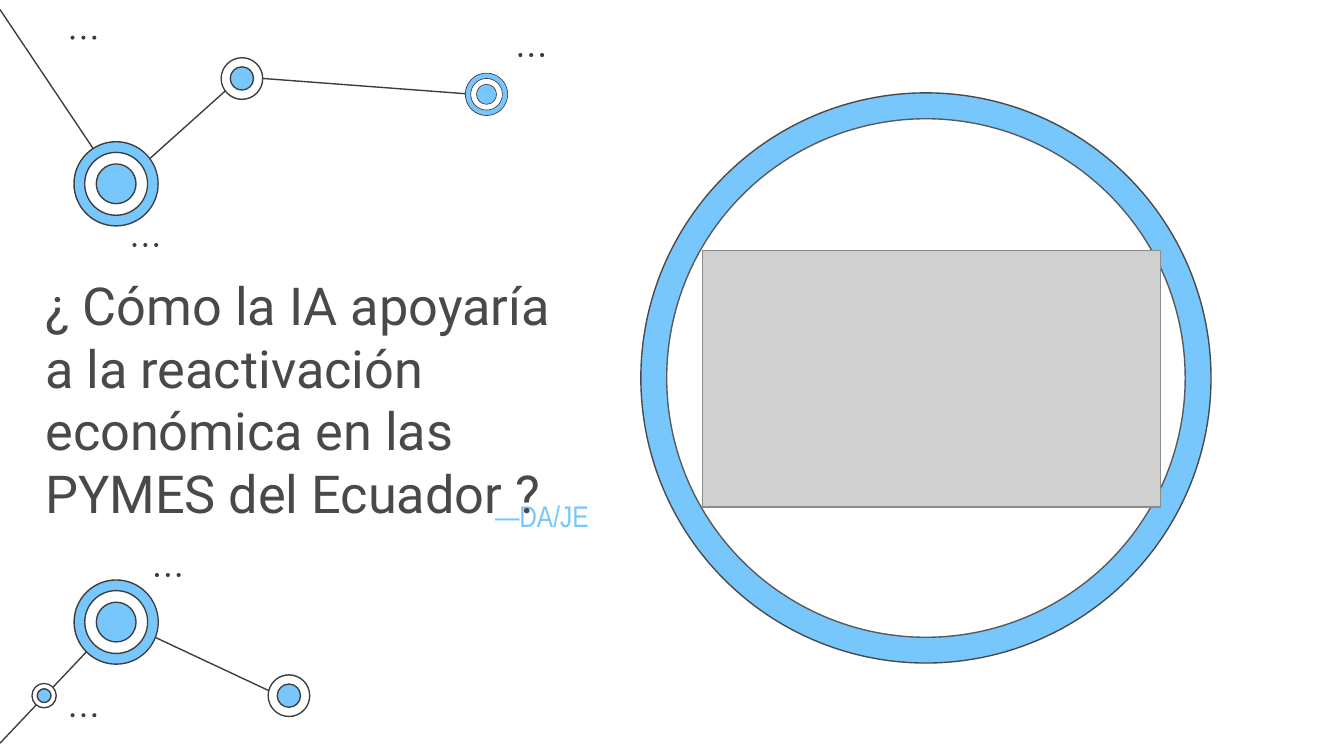
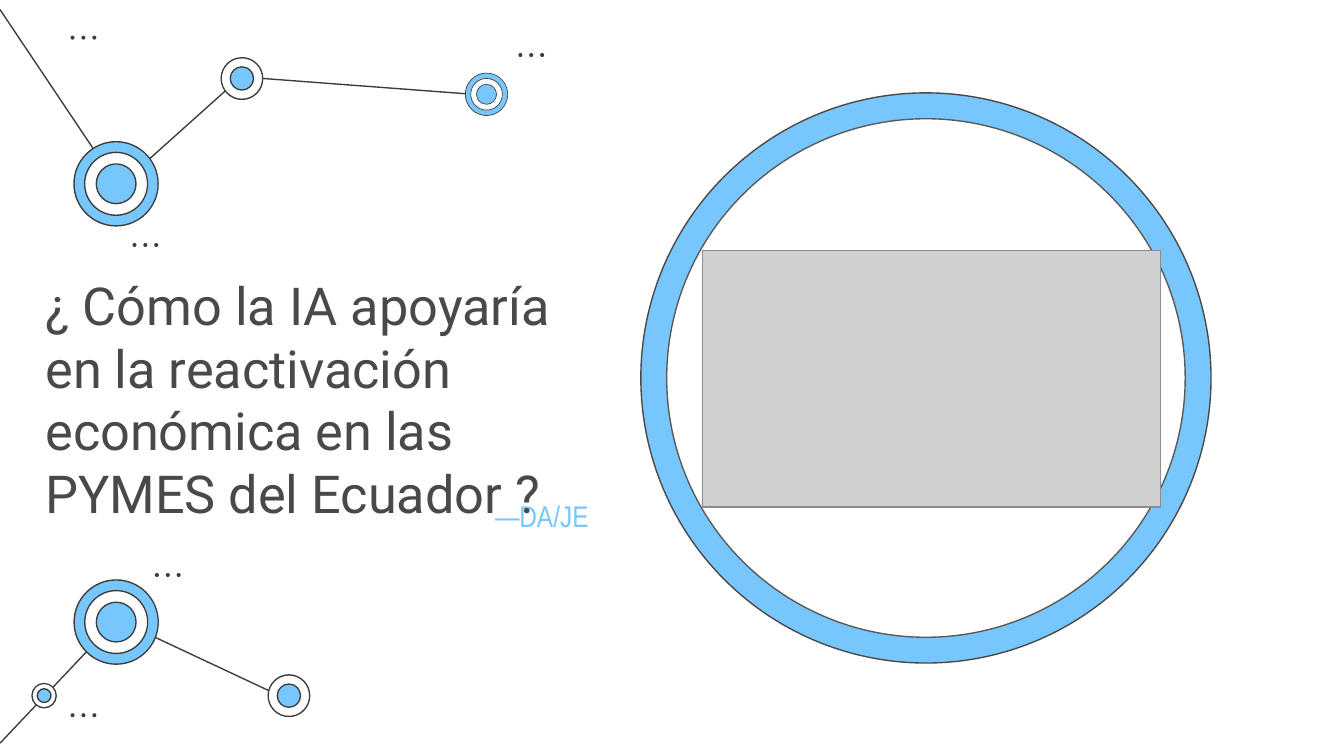
Before and after one commit to g1AI/SAI_PYMES, a slide deck: slide 2 of 6. Despliegue/AI En PYMES.pptx. Drawn at 1344x756 pixels with LibreOffice and Linux fonts; fonts in the diff are those of the drawing; grey boxes stand for pictures. Boxes give left, top, right and bottom in pixels: in the first picture for what was removed or moved away, otherwise in the second. Text is boxed around its words. In the diff, an @@ line names an element or a change of style, - is before the commit and + after.

```diff
--- a/6. Despliegue/AI En PYMES.pptx
+++ b/6. Despliegue/AI En PYMES.pptx
@@ subtitle at <box>45,286,550,521</box>: text changed @@
-¿ Cómo la IA apoyaría a la reactivación económica en las PYMES del Ecuador ?
+¿ Cómo la IA apoyaría en la reactivación económica en las PYMES del Ecuador ?
```
Also in this commit, not shown: 7 other slides changed, 7 slides added, 1 slide removed.
